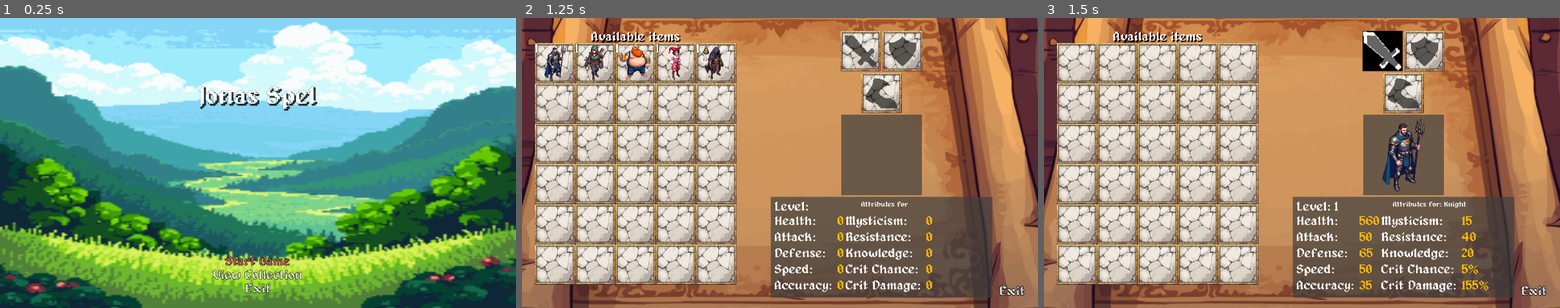
Above: before the commit, frames 1-3 (left to right).
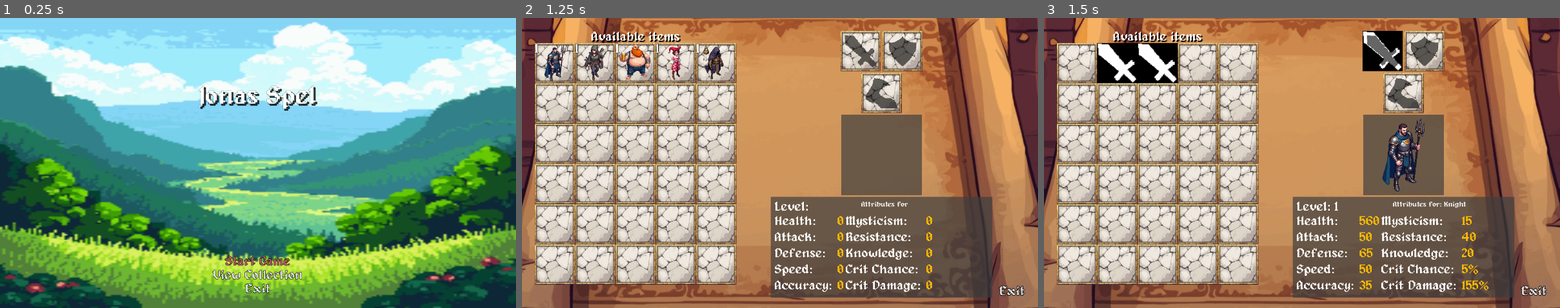
Above: after the commit, the same moments.

Repository: Pensho/Champ_Collector_2
Game: Godot game, scene res://Scenes/main.tscn
Same seed, same stepped clock (60 frames per second), same inputs: the game is played once before the commit and once after it.
Inputs (mouse positions are in pixels of both pictures, inside the frame that each line leads up to):
- Up to frame 1 (0.25 s): no input
- Up to frame 2 (1.25 s): click "View Collection" at 0.5 s
- Up to frame 3 (1.5 s): click (1074, 64) at 1.27 s

Frames 1-2 are identical in both runs. In frame 3, 2.1% of the frame differs, in the area x 10-26%, y 8-23%.

Commit message:
Add equipment to characters
The players available item collection now show in the inspection menu and can be equipped onto characters.
Resolves #47

Diff:
--- a/Scenes/ui/inspect_collection_menu.gd
+++ b/Scenes/ui/inspect_collection_menu.gd
@@ -65,8 +65,16 @@
 
 func ShowItemCollection() -> void:
 	for slot in _available_item_slots.size():
-		_available_item_slots[slot].SetHeldObjectTexture(null)
 		_available_item_slots[slot].level.text = ""
+
+		if(main._item_collection._items.has(slot)):
+			_available_item_slots[slot].SetHeldObjectTexture(main._item_collection.GetItemTexture(main._item_collection._items[slot]._slot))
+		else:
+			_available_item_slots[slot].SetHeldObjectTexture(null)
+
+func CanEquipFromMenuID(p_ID: int) -> bool:
+	var selected_item_type: Types.Slot = main._item_collection._items[p_ID]._slot
+	return not _character_collection[_selected_character_ID]._held_items.has(selected_item_type)
 
 func AvailableItemSlotButton(p_ID: int) -> void:
 	if(p_ID < _character_collection.size() and not _showing_items):
@@ -74,8 +82,16 @@
 		_selected_character_ID = p_ID
 		ShowSelectedCharacter(p_ID)
 		ShowItemCollection()
-	elif (_showing_items):
-		_selected_character_ID = -1
+	elif (main._item_collection._items.has(p_ID) and _showing_items):
+		if(CanEquipFromMenuID(p_ID)):
+			print("Can equip!")
+			EquipItem(p_ID)
+
+func EquipItem(p_ID: int) -> void:
+	var item: Equipment =  main._item_collection.TakeEquipment(p_ID)
+	_character_collection[_selected_character_ID].AddEquipment(item)
+	_available_item_slots[p_ID].SetHeldObjectTexture(null)
+	ShowSelectedCharacter(_selected_character_ID)
 
 func UnequipItem(p_slot: Types.Slot) -> void:
 	var held_item = _character_collection[_selected_character_ID]._held_items[p_slot]
@@ -84,16 +100,18 @@
 	match p_slot:
 		Types.Slot.Weapon:
 			_item_slots_equiped[0].SetHeldObjectTexture(null)
+			_available_item_slots[held_item._instanceID].SetHeldObjectTexture(main._item_collection.GetItemTexture(Types.Slot.Weapon))
 		Types.Slot.Shield:
 			_item_slots_equiped[1].SetHeldObjectTexture(null)
+			_available_item_slots[held_item._instanceID].SetHeldObjectTexture(main._item_collection.GetItemTexture(Types.Slot.Shield))
 		Types.Slot.Boots:
 			_item_slots_equiped[2].SetHeldObjectTexture(null)
+			_available_item_slots[held_item._instanceID].SetHeldObjectTexture(main._item_collection.GetItemTexture(Types.Slot.Boots))
 	ShowSelectedCharacter(_selected_character_ID)
 	print(_character_collection[_selected_character_ID], " now holds these items: ", _character_collection[_selected_character_ID]._held_items)
 	print("item collection now holds these items: ", main._item_collection._items)
 
 func EquipedItemSlotButton(p_ID: int) -> void:
-	print("EquipedItemSlotButton Button nr: ", p_ID, " called.")
 	if(_showing_items):
 		match p_ID:
 			0:
@@ -126,6 +144,7 @@
 				_available_item_slots[i].SetHeldObjectTexture(null)
 		for i in _item_slots_equiped.size():
 			_item_slots_equiped[i].SetHeldObjectTexture(null)
+		_selected_character_ID = -1
 
 func SetAvailableSlots(p_show_items: bool) -> void:
 	if(p_show_items):
--- a/Scripts/Gear/item_collection.gd
+++ b/Scripts/Gear/item_collection.gd
@@ -5,8 +5,8 @@
 
 var _collected_types: Dictionary[Types.Slot, String]
 var _used_item_textures: Dictionary[Types.Slot, Texture]
-
 var _items: Dictionary[int, Equipment] = {}
+var _highest_ID: int = 0
 
 func LoadTextures() -> void:
 	for type in _collected_types.keys():
@@ -77,3 +77,12 @@
 	item = _items[p_instanseID]
 	_items.erase(p_instanseID)
 	return item
+
+func Size() -> int:
+	return _items.size()
+
+func GetHighestID() -> int:
+	for i in _items.keys():
+		if(i > _highest_ID):
+			_highest_ID = i
+	return _highest_ID
